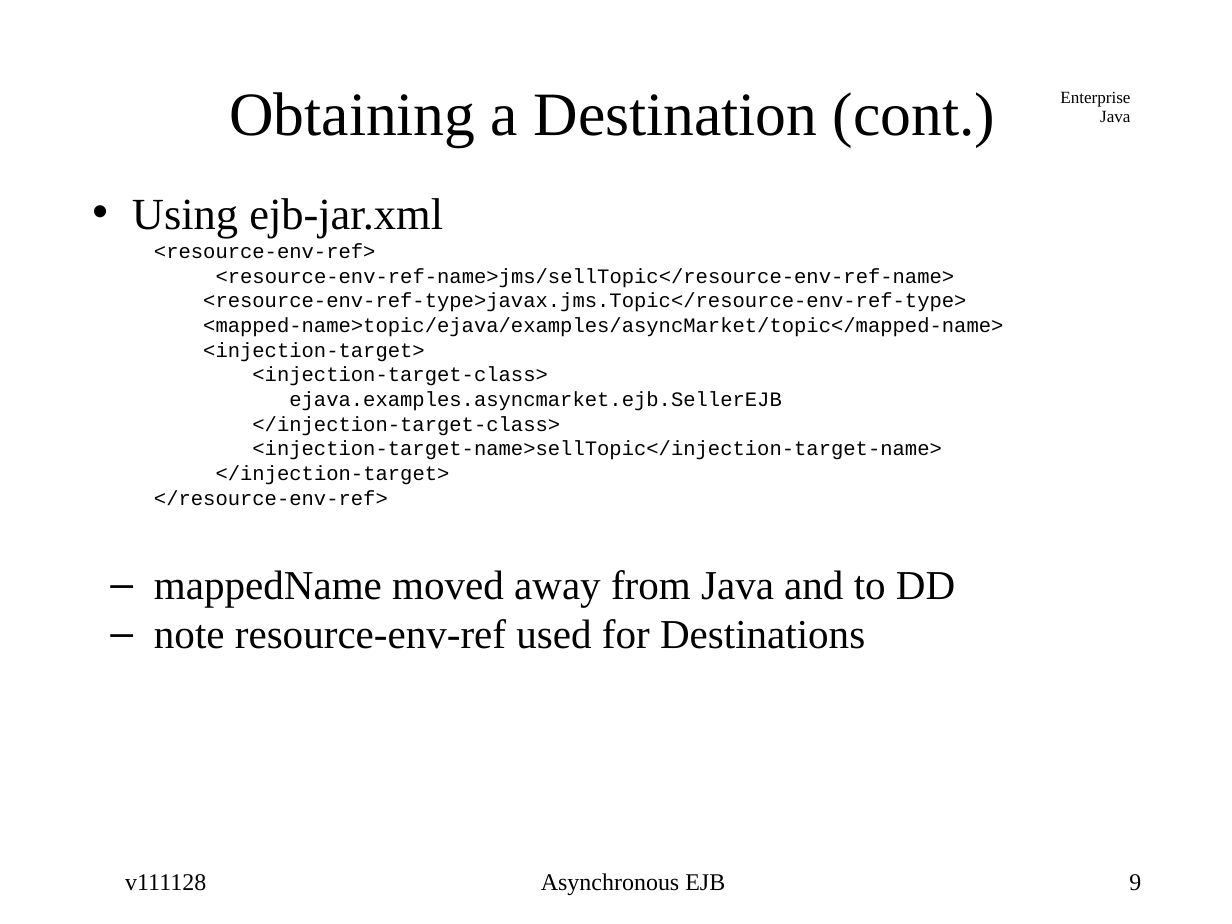
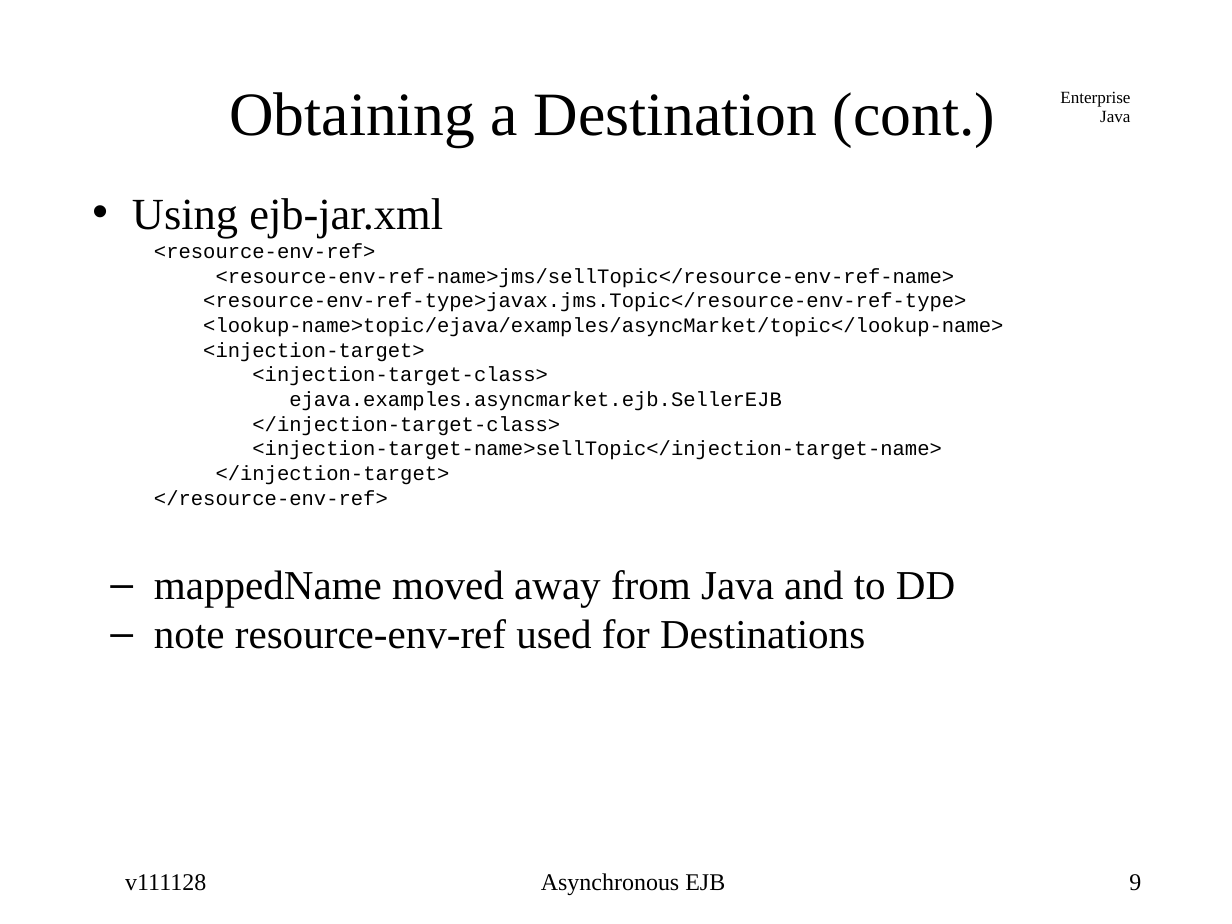
Before and after one commit to ejavaguy/ejava-instructor, a slide deck: slide 9 of async/asyncEJB/src/main/webapp/ppt/asyncEJB.ppt. Drawn at 1232x924 pixels with LibreOffice and Linux fonts; fonts in the diff are those of the drawing. Boxes give left, top, right and bottom in pixels: in the first picture for what was removed or moved away, otherwise in the second. Text is boxed around its words. In the diff, an @@ line names an element or a change of style, - is before the commit and + after.

Commit message:
update JNDI resource lookups

```diff
--- a/async/asyncEJB/src/main/webapp/ppt/asyncEJB.ppt
+++ b/async/asyncEJB/src/main/webapp/ppt/asyncEJB.ppt
@@ text at [203,318,1003,337]: text changed @@
-  <mapped-name>topic/ejava/examples/asyncMarket/topic</mapped-name>
+  <lookup-name>topic/ejava/examples/asyncMarket/topic</lookup-name>
```
Also in this commit, not shown: 35 other slides changed.
